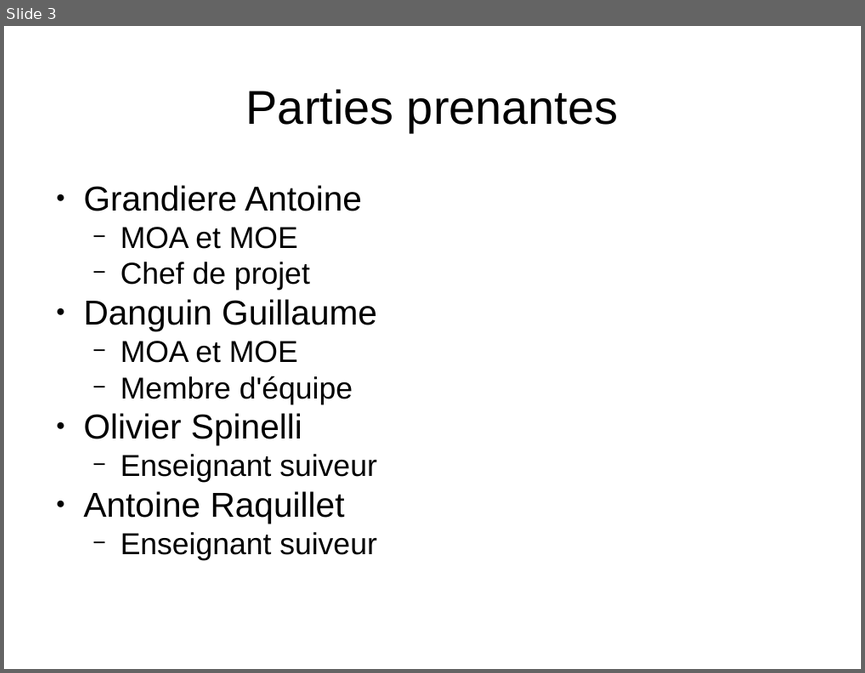
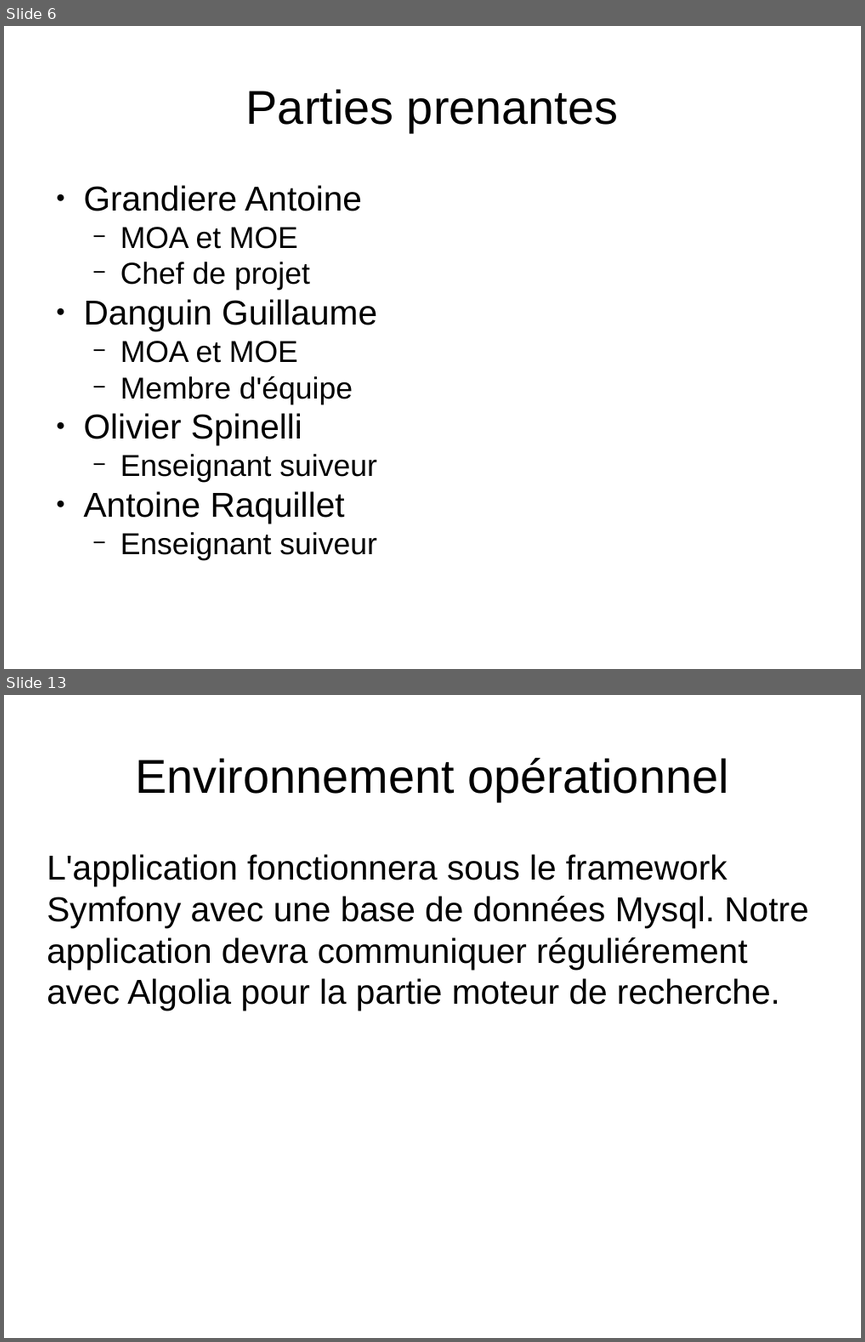
Before and after one commit to Mach12/Linguissime, a slide deck: Avant-projet/Itération 0.pptx. Shown one above the other, each under a label of ours: slide 3 before the commit, slides 6 and 13 after it; the slides between them are not shown. The pictures are 865x673 and 865x1342 pixels, drawn with LibreOffice and Linux fonts; fonts in the diff are those of the drawing. Boxes give left, top, right and bottom in pixels: in the first picture for what was removed or moved away, otherwise in the second. Text is boxed around its words. In the diff, an @@ line names an element or a change of style, - is before the commit and + after.

```diff
--- a/Avant-projet/Itération 0.pptx
+++ b/Avant-projet/Itération 0.pptx
@@ slide 13 added at box(4, 695, 861, 1338), background #FFFFFF @@
@@ text added at box(135, 758, 728, 801), 44 pt, text #000000 @@
+Environnement opérationnel
@@ text added at box(46, 854, 808, 1010), 32 pt, text #000000 @@
+L'application fonctionnera sous le framework Symfony avec une base de données Mysql. Notre application devra communiquer réguliérement avec Algolia pour la partie moteur de recherche.
@@ what was slide 3 is now slide 6 @@
```
Also in this commit, not shown: 1 slide changed, 11 other slides added, 2 other files.
